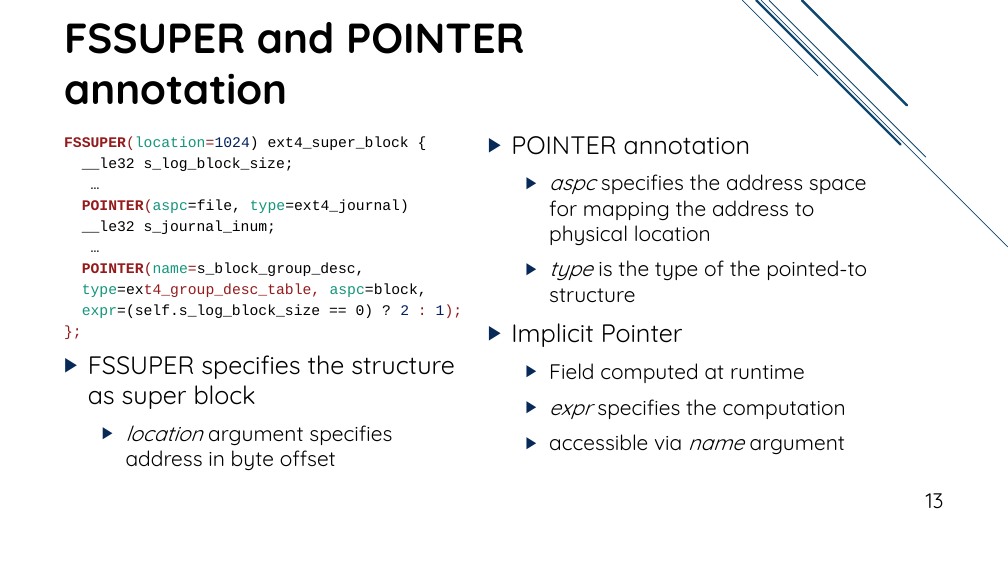
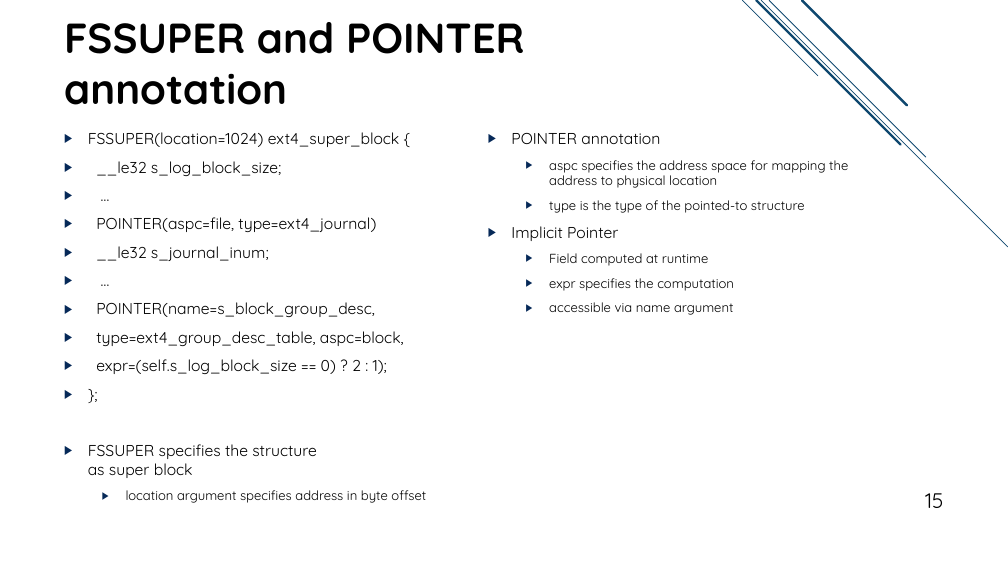
Before and after one commit to jacksun007/spiffy-paper, a slide deck: slide 15 of talk/spiffy_talk.pptx (slide 13 before the commit). Drawn at 1008x567 pixels with LibreOffice and Linux fonts; fonts in the diff are those of the drawing. Boxes give left, top, right and bottom in pixels: in the first picture for what was removed or moved away, otherwise in the second. Text is boxed around its words. In the diff, an @@ line names an element or a change of style, - is before the commit and + after.

```diff
--- a/talk/spiffy_talk.pptx
+++ b/talk/spiffy_talk.pptx
@@ text "FSSUPER(location=1024) ext4_super_block {" at bbox=[88, 132, 426, 503]: size 14 to 15 pt, font Courier New to Quicksand in "FSSUPER(location=1024) ext4_super_block {", "__le32 s_log_block_size;", "…", "POINTER(aspc=file, type=ext4_journal)" and 6 more places; text colour #941A1B to #000000 in "FSSUPER(location=1024)", "POINTER(aspc=file,", "POINTER(name=s_block_group_desc,", "type=ext4_group_desc_table," and 2 more places; text colour #14967C to #000000 in "FSSUPER(location=1024)", "POINTER(aspc=file, type=ext4_journal)", "POINTER(name=s_block_group_desc,", "type=ext4_group_desc_table, aspc=block," and 1 more places; text colour #002060 to #000000 in "FSSUPER(location=1024)", "2 1);"; bold off in "FSSUPER(location=1024)", "POINTER(aspc=file,", "POINTER(name=s_block_group_desc,"; size 24 to 15 pt in "FSSUPER specifies the structure as super block"; size 20 to 12.5 pt in "location argument specifies address in byte offset"; italic off in "location"; bullet none to ▶; line spacing 20pt to 1; more space between paragraphs; less space between paragraphs @@
@@ text "POINTER annotation" at bbox=[511, 133, 848, 315]: size 24 to 15 pt in "POINTER annotation", "Implicit Pointer"; size 20 to 12.5 pt in "aspc specifies the address space for mapping ...", "type is the type of the pointed-to ...", "Field computed at runtime", "expr specifies the computation" and 1 more places; italic off in "aspc", "type", "expr", "name"; less space between paragraphs @@
@@ page number at bbox=[925, 493, 944, 508]: text changed @@
-13
+15
```
Also in this commit, not shown: 21 other slides changed, 2 slides added.
